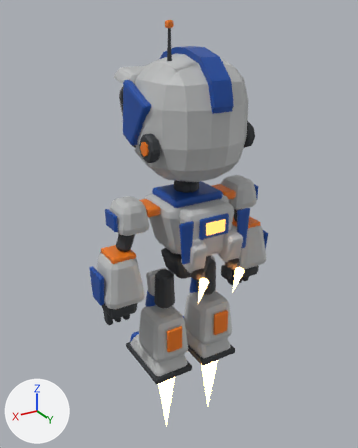
Renders of the glTF model assets/vale/robo_v2.glb from each side of a commit.
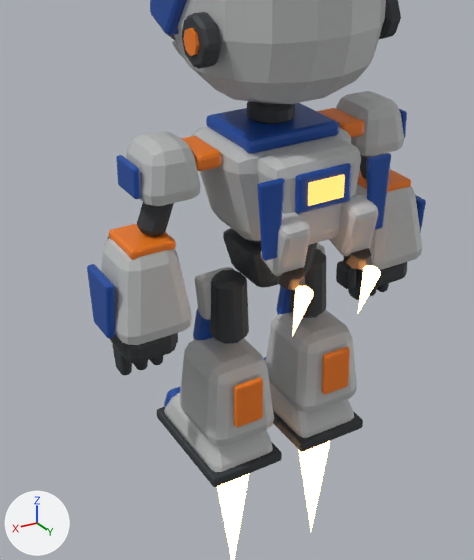
Old and new are each drawn whole from a 50 mm camera at (0.839, 1.349, 1.243) aimed at (0.008, -0.035, 0.55) and again close up on the part from 12% to 82% of the width and 28% to 94% of the height. Lighting does not change. The marker at lower left points along +X, +Y and +Z. The last two pictures show the newer version. Where no turn or scale is listed for an object, it has been applied to the vertices. Vertices at exactly the same position are counted once.

Names of what the first close-up shows: 'antebraco', 'antebraco.001', 'bocal_estab', 'bocal_estab.001', 'bota', 'bota.001', 'cabeca_p', 'chama_estab', 'chama_estab.001', 'coxa', 'estabilizador', 'estabilizador.001', 'gola', 'mochila', 'ombro_p', 'ombro_p.001', 'pe', 'tronco_p' and 44 more.
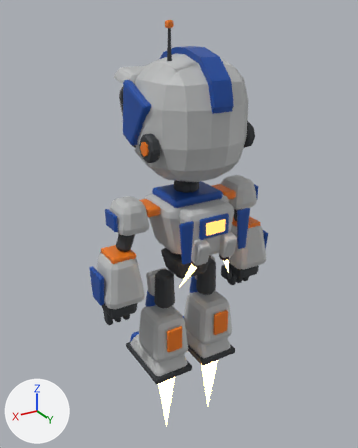
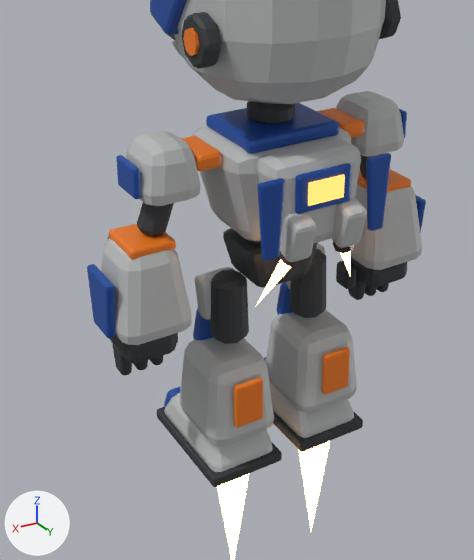
What changed in the scene script:
```text
Change me_bocal_estab:
    used by ob_bocal_estab; location = (0.0, 0.0, 0.0)
    remove me_bocal_estab.from_pydata(...)  # 16 vertices, 28 faces; spans x 0.044..0.096, y 0.1552..0.2051, z 0.4585..0.4917
    add me_bocal_estab.from_pydata(...)  # 16 vertices, 28 faces; spans x 0.0379..0.0767, y 0.1338..0.1728, z 0.4794..0.5107
    me_bocal_estab part 1: the whole mesh is turned -25 degrees about the y axis through its middle and scaled by 0.78, then moved by (-0.0146, -0.0268, 0.0205)
Change me_bocal_estab_001:
    used by ob_bocal_estab_001; location = (0.0, 0.0, 0.0)
    remove me_bocal_estab_001.from_pydata(...)  # 16 vertices, 28 faces; spans x -0.096..-0.044, y 0.1552..0.2051, z 0.4585..0.4917
    add me_bocal_estab_001.from_pydata(...)  # 16 vertices, 28 faces; spans x -0.0767..-0.0379, y 0.1338..0.1728, z 0.4794..0.5107
    me_bocal_estab_001 part 2: the whole mesh is turned 25 degrees about the y axis through its middle and scaled by 0.78, then moved by (0.0146, -0.0268, 0.0205)
Change me_chama_estab:
    used by ob_chama_estab; location = (0.0, 0.0, 0.0)
    remove me_chama_estab.from_pydata(...)  # 11 vertices, 18 faces; spans x 0.0548..0.0852, y 0.187..0.2362, z 0.3577..0.4673
    add me_chama_estab.from_pydata(...)  # 11 vertices, 18 faces; spans x 0.0476..0.1031, y 0.1187..0.1645, z 0.3933..0.4942
    me_chama_estab part 3: 11 of 11 vertices moved; they spanned x 0.0548..0.0852, y 0.187..0.2362, z 0.3577..0.4673 and now span x 0.0476..0.1031, y 0.1187..0.1645, z 0.3933..0.4942; mean shift (-0.0071, -0.0684, 0.0267)
Change me_chama_estab_001:
    used by ob_chama_estab_001; location = (0.0, 0.0, 0.0)
    remove me_chama_estab_001.from_pydata(...)  # 11 vertices, 18 faces; spans x -0.0852..-0.0548, y 0.187..0.2362, z 0.3577..0.4673
    add me_chama_estab_001.from_pydata(...)  # 11 vertices, 18 faces; spans x -0.1031..-0.0476, y 0.1187..0.1645, z 0.3933..0.4942
    me_chama_estab_001 part 4: 11 of 11 vertices moved; they spanned x -0.0852..-0.0548, y 0.187..0.2362, z 0.3577..0.4673 and now span x -0.1031..-0.0476, y 0.1187..0.1645, z 0.3933..0.4942; mean shift (0.0071, -0.0684, 0.0267)
Change me_estabilizador:
    used by ob_estabilizador; location = (0.0, 0.0, 0.0)
    remove me_estabilizador.from_pydata(...)  # 56 vertices, 108 faces; spans x 0.0389..0.1011, y 0.1236..0.2034, z 0.4764..0.5823
    add me_estabilizador.from_pydata(...)  # 56 vertices, 108 faces; spans x 0.0277..0.0763, y 0.1377..0.1999, z 0.4982..0.5808
    me_estabilizador part 5: the whole mesh is scaled about its middle by 0.78, then moved by (-0.018, 0.0053, 0.0101)
Change me_estabilizador_001:
    used by ob_estabilizador_001; location = (0.0, 0.0, 0.0)
    remove me_estabilizador_001.from_pydata(...)  # 56 vertices, 108 faces; spans x -0.1011..-0.0389, y 0.1236..0.2034, z 0.4764..0.5823
    add me_estabilizador_001.from_pydata(...)  # 56 vertices, 108 faces; spans x -0.0763..-0.0277, y 0.1377..0.1999, z 0.4982..0.5808
    me_estabilizador_001 part 6: the whole mesh is scaled about its middle by 0.78, then moved by (0.018, 0.0053, 0.0101)
```

Boxes [x1, y1, x2, y2] around the edits, measured in the close-ups (474 x 560 px):
'estabilizador.001', moved, rescaled
    before: [329, 194, 379, 256]
    after: [331, 198, 367, 248]
'estabilizador', moved, rescaled
    before: [261, 212, 311, 276]
    after: [280, 212, 316, 262]
'chama_estab', reshaped
    before: [292, 286, 313, 336]
    after: [257, 259, 291, 304]
'chama_estab.001', reshaped (mostly hidden afterwards)
    before: [358, 265, 381, 313]
    after: [340, 251, 351, 277]
'bocal_estab', moved, turned, rescaled
    before: [276, 268, 306, 290]
    after: [279, 252, 300, 268]
'bocal_estab.001', moved, turned, rescaled
    before: [344, 248, 372, 270]
    after: [333, 241, 355, 253]
